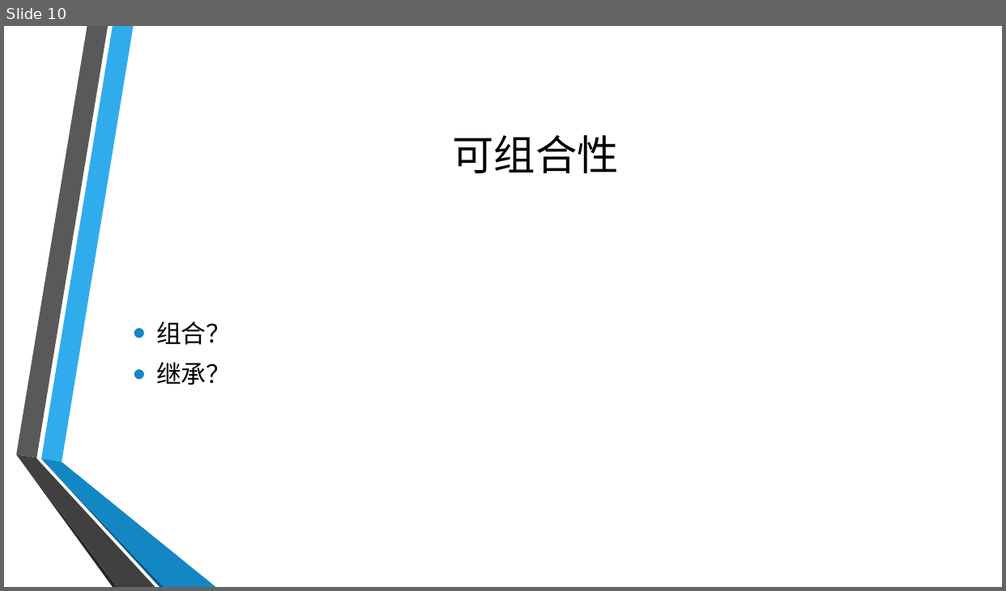
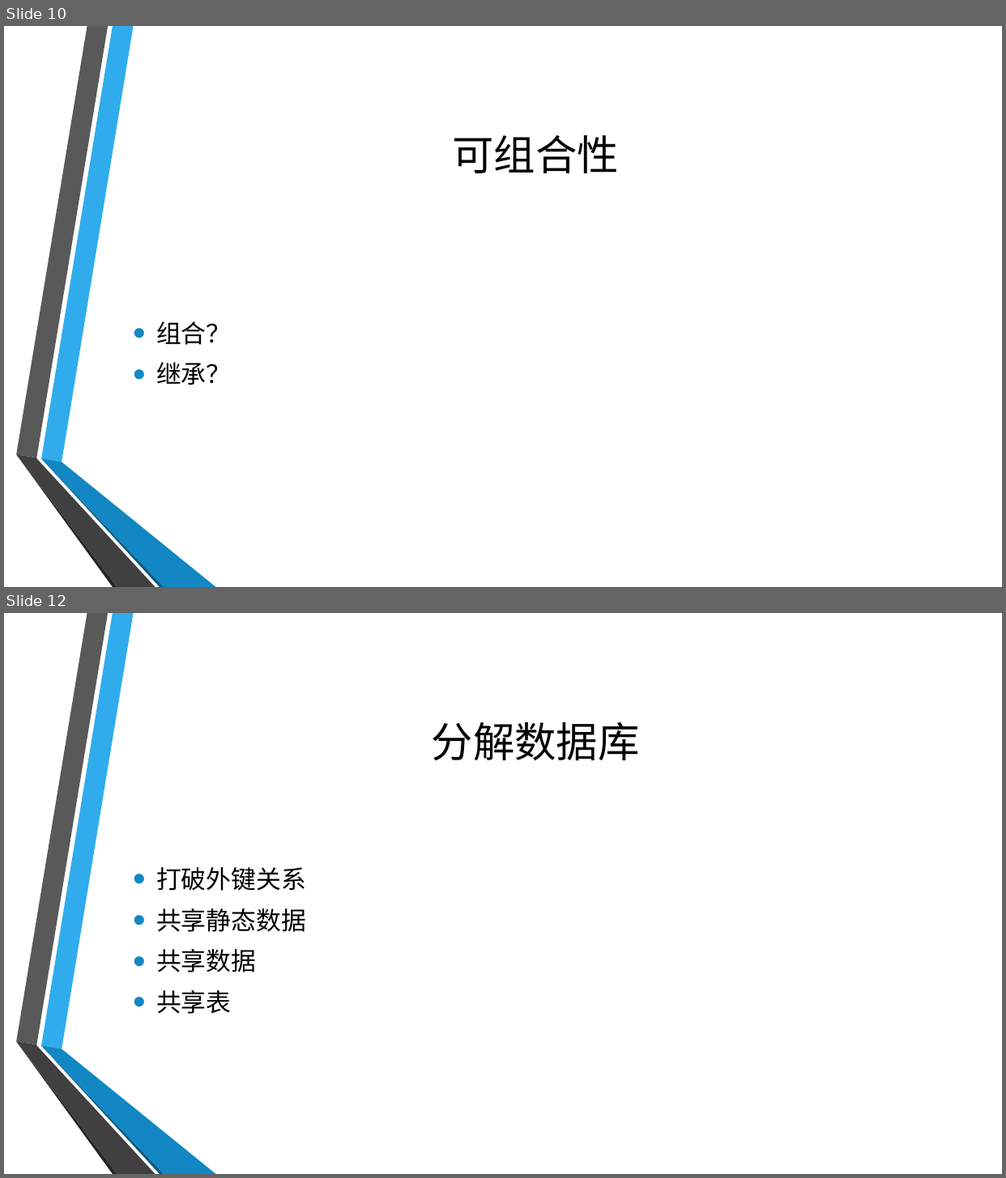
Before and after one commit to GloryXu/spring-cloud, a slide deck: Micro Service.pptx. Shown one above the other, each under a label of ours: slide 10 before the commit, slides 10 and 12 after it; the slides between them are not shown. The pictures are 1006x591 and 1006x1178 pixels, drawn with LibreOffice and Linux fonts; fonts in the diff are those of the drawing; background and template pictures are left out. Boxes give left, top, right and bottom in pixels: in the first picture for what was removed or moved away, otherwise in the second. Text is boxed around its words. In the diff, an @@ line names an element or a change of style, - is before the commit and + after.

```diff
--- a/Micro Service.pptx
+++ b/Micro Service.pptx
@@ slide 12 added at bbox=[4, 613, 1002, 1174], background picture (left out); not listed: 6 template elements that a slide beside it also shows @@
@@ title added at bbox=[432, 722, 639, 760], 40 pt, text #000000 @@
+分解数据库
@@ text added at bbox=[156, 867, 306, 1014], 24 pt, text #000000 @@
+• 打破外键关系
+• 共享静态数据
+• 共享数据
+• 共享表
```
Also in this commit, not shown: 12 other slides added, 2 other files.
